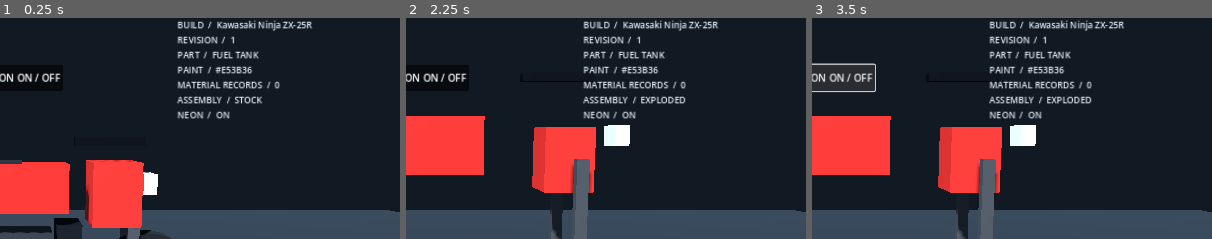
Above: before the commit, frames 1-3 (left to right).
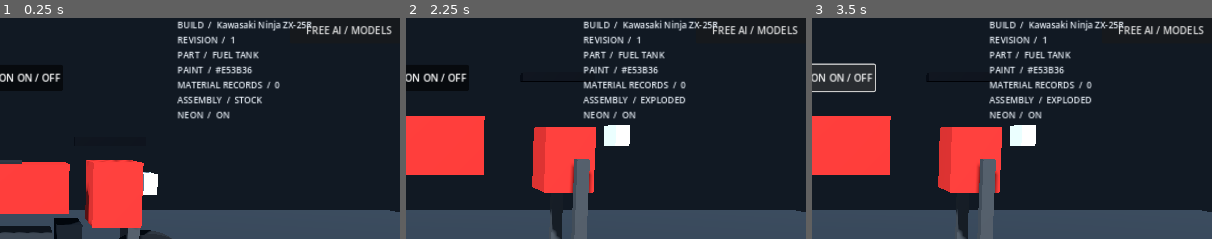
Above: after the commit, the same moments.

Repository: metsam-mastem/Atomic-Z-Customi-Z
Game: Godot game, scene res://scenes/main.tscn
Same seed, same stepped clock (60 frames per second), same inputs: the game is played once before the commit and once after it.
Inputs (mouse positions are % of the whole screen's width and height, from its top left):
- Up to frame 1 (0.25 s): no input
- Up to frame 2 (2.25 s): click "Fuel Tank" at 0.5 s; click (91, 4) at 1.25 s, where only the run after the commit has a clickable "FREE AI / MODELS"; click "EXPLODED / STOCK" at 2 s
- Up to frame 3 (3.5 s): click "NEON ON / OFF" at 2.75 s
The pictures show only the part of the screen within x 47-97%, y 1-51%; the shares and areas given below are measured in that part.

The runs differ from the first frame. In frame 1, 0.6% of the frame differs, in the area x 76-98%, y 3-8%; in frame 2, 0.6%; in frame 3, 0.6%.

Commit message:
Wire optional AI overlay as project autoload

Diff:
--- a/project.godot
+++ b/project.godot
@@ -6,6 +6,9 @@
 config/name="Atomic Z - Customization Lab"
 run/main_scene="res://scenes/main.tscn"
 config/features=PackedStringArray("4.3", "GL Compatibility")
+
+[autoload]
+AIChatOverlay="*res://scripts/ai_chat_overlay.gd"
 
 [display]
 window/size/viewport_width=1280
